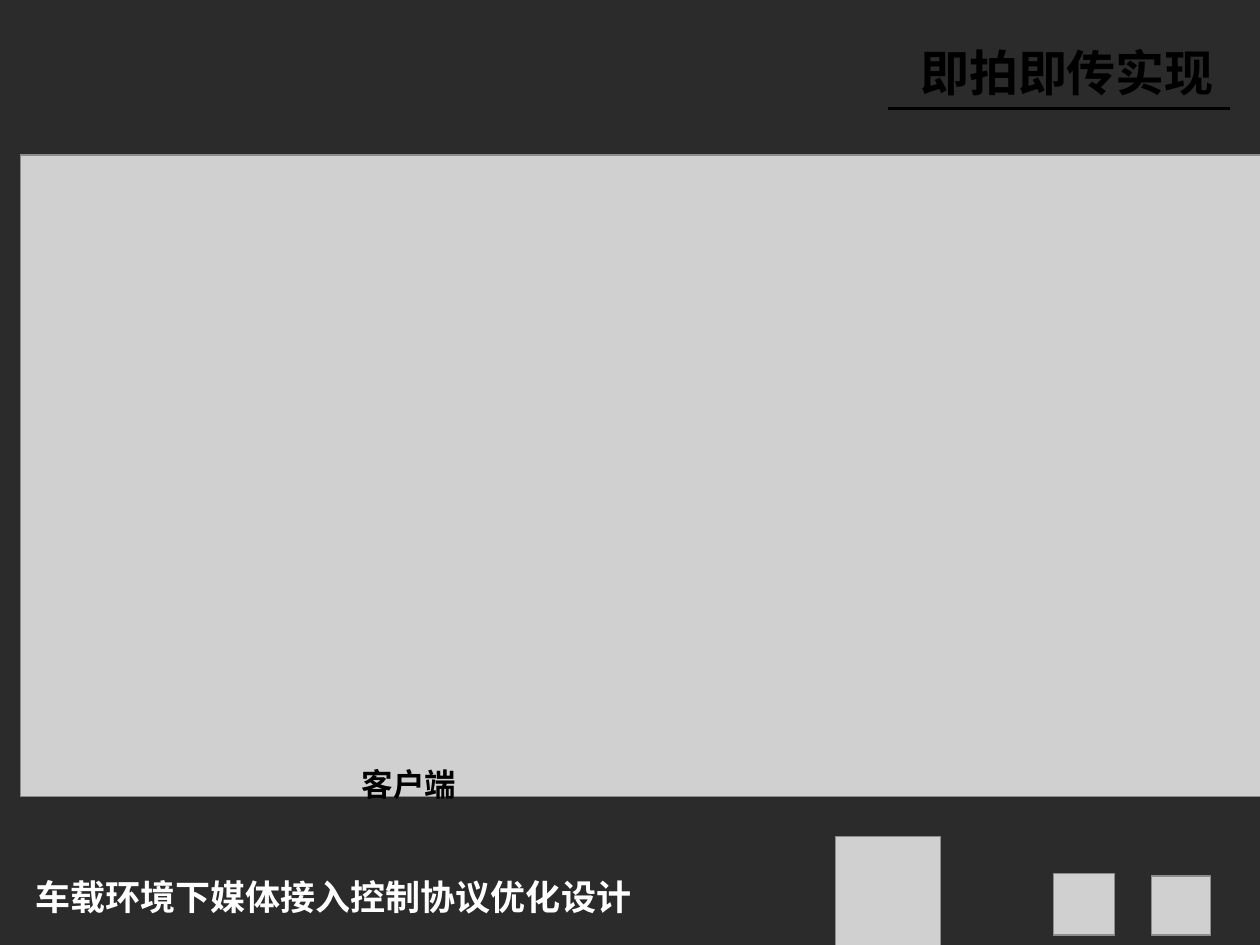
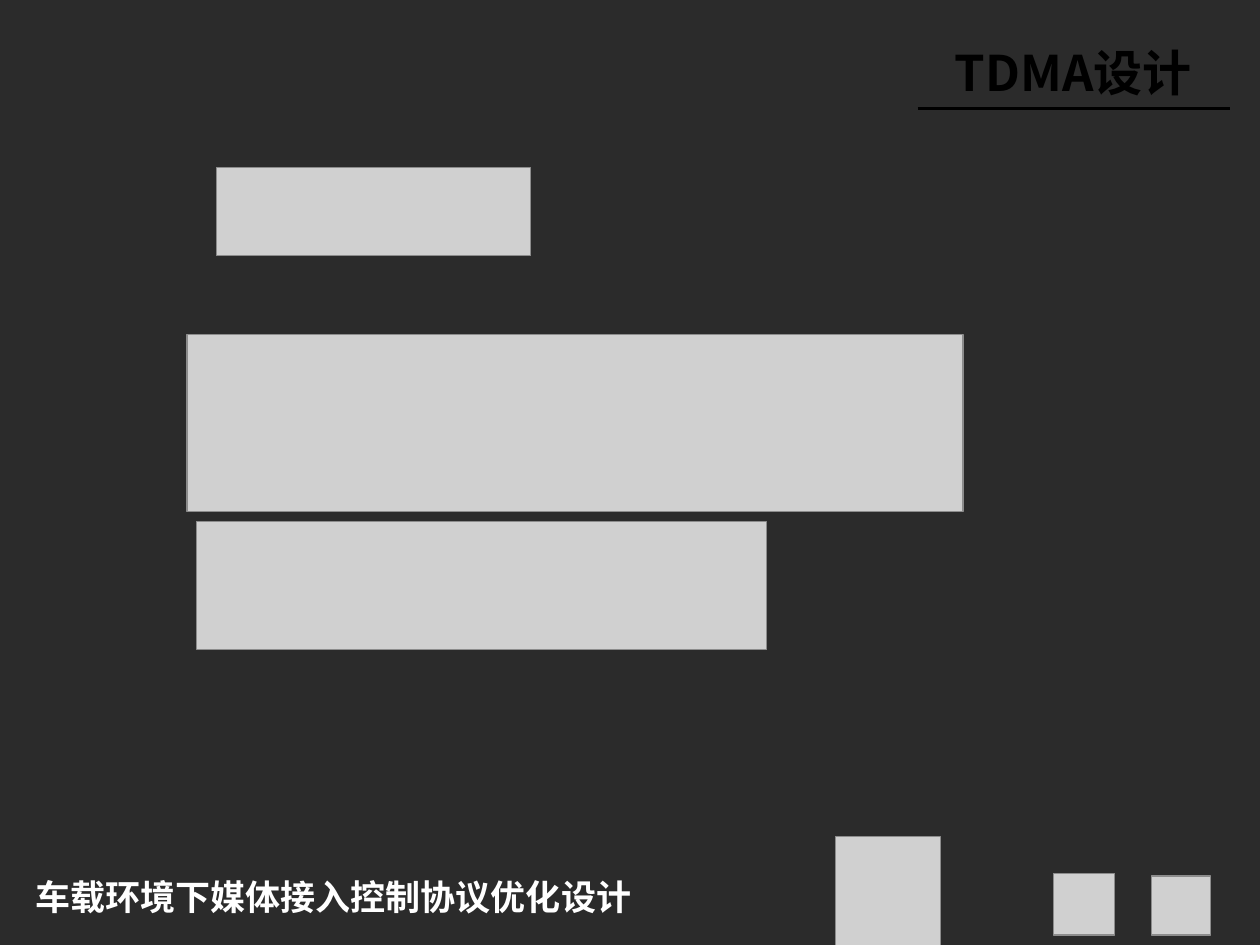
Before and after one commit to chenqinb/thesis2, a slide deck: slide 25 of PPT/陈钦波答辩ppt.pptx (slide 16 before the commit). Drawn at 1260x945 pixels with LibreOffice and Linux fonts; fonts in the diff are those of the drawing; grey boxes stand for pictures; background and template pictures are left out; a plain dark background stands for a picture behind light text. Boxes give left, top, right and bottom in pixels: in the first picture for what was removed or moved away, otherwise in the second. Text is boxed around its words. In the diff, an @@ line names an element or a change of style, - is before the commit and + after.

```diff
--- a/PPT/陈钦波答辩ppt.pptx
+++ b/PPT/陈钦波答辩ppt.pptx
@@ text removed at [920, 49, 1214, 95] @@
-即拍即传实现
@@ text added at [955, 50, 1192, 95], 28 pt, text #000000, bold @@
+TDMA设计
@@ line moved from (888, 108) - (1231, 108) to (917, 108) - (1231, 108) @@
@@ picture removed at [20, 155, 1260, 796] @@
@@ picture added at [217, 168, 530, 256] @@
@@ picture added at [186, 335, 963, 513] @@
@@ picture added at [197, 522, 766, 650] @@
@@ text removed at [362, 764, 457, 805] @@
-客户端
```
Also in this commit, not shown: 17 other slides changed, 12 slides added, 13 slides removed, 5 other files.
